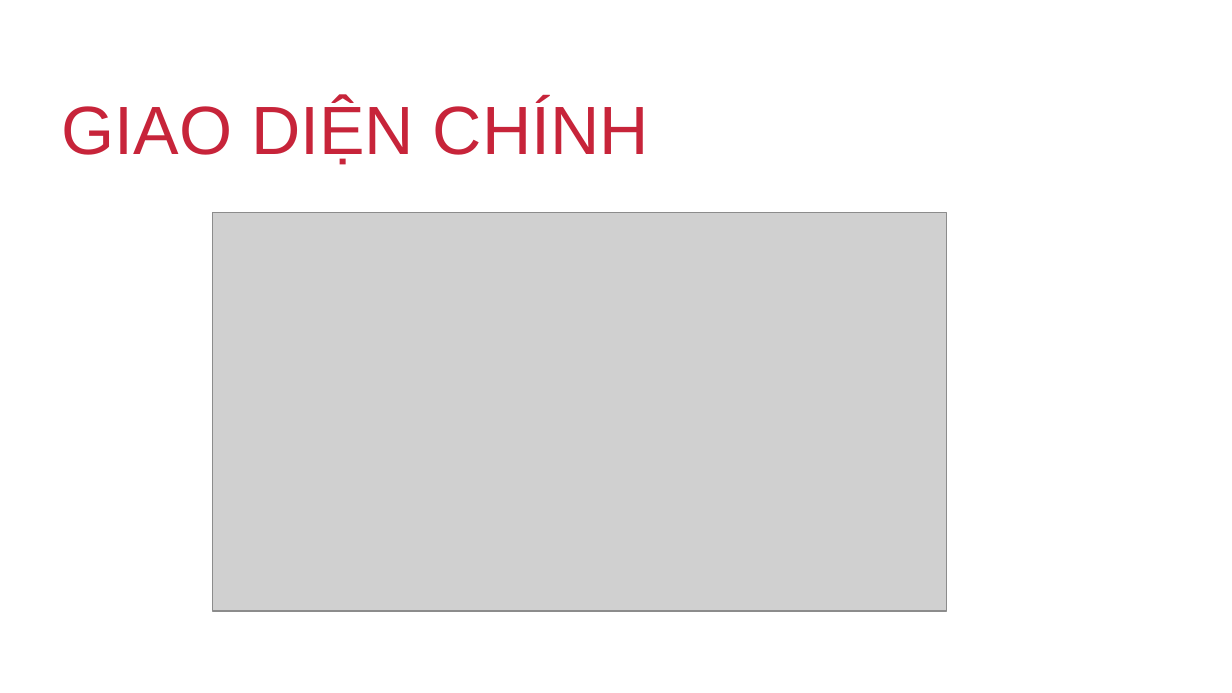
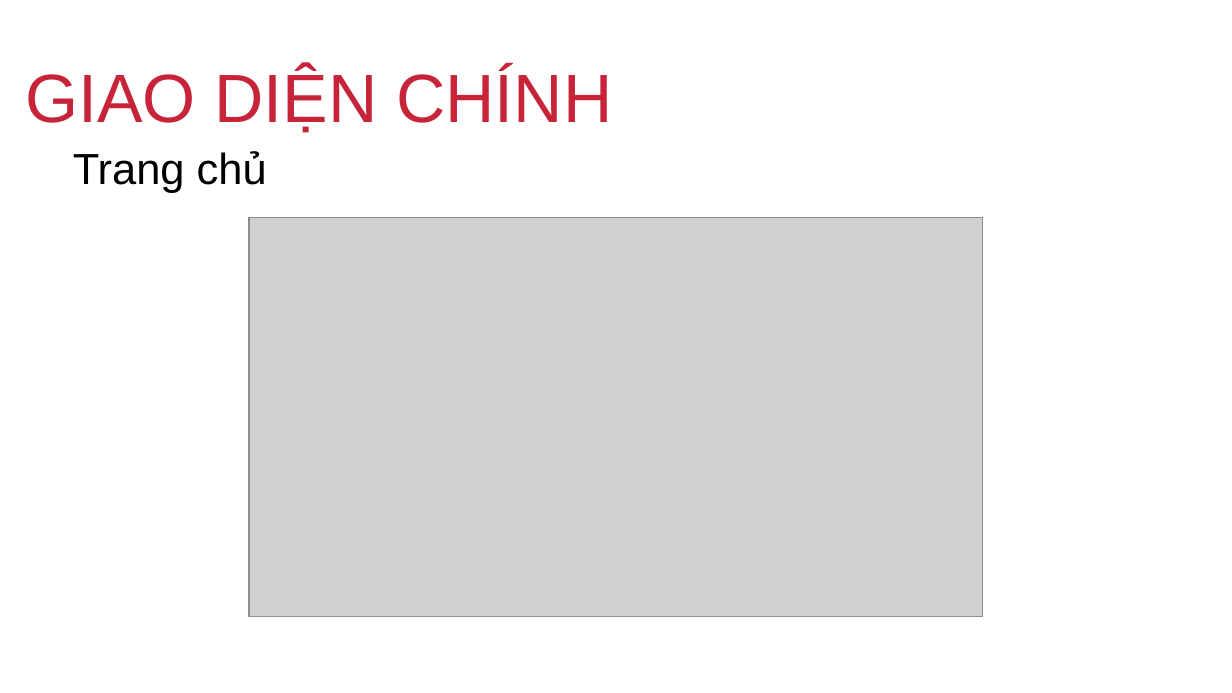
Before and after one commit to MaoBui2907/sosanh.ga, a slide deck: slide 8 of Plan/Report.pptx. Drawn at 1232x693 pixels with LibreOffice and Linux fonts; fonts in the diff are those of the drawing; grey boxes stand for pictures; background and template pictures are left out. Boxes give left, top, right and bottom in pixels: in the first picture for what was removed or moved away, otherwise in the second. Text is boxed around its words. In the diff, an @@ line names an element or a change of style, - is before the commit and + after.

```diff
--- a/Plan/Report.pptx
+++ b/Plan/Report.pptx
@@ text "GIAO DIỆN CHÍNH" moved from (x1=62, y1=99, x2=649, y2=165) to (x1=25, y1=68, x2=612, y2=133) @@
@@ text added at (x1=73, y1=151, x2=267, y2=193), 28 pt, text #000000 @@
+Trang chủ
@@ picture moved from (x1=212, y1=212, x2=947, y2=612) to (x1=249, y1=218, x2=984, y2=617) @@
```
Also in this commit, not shown: 11 other slides changed.
